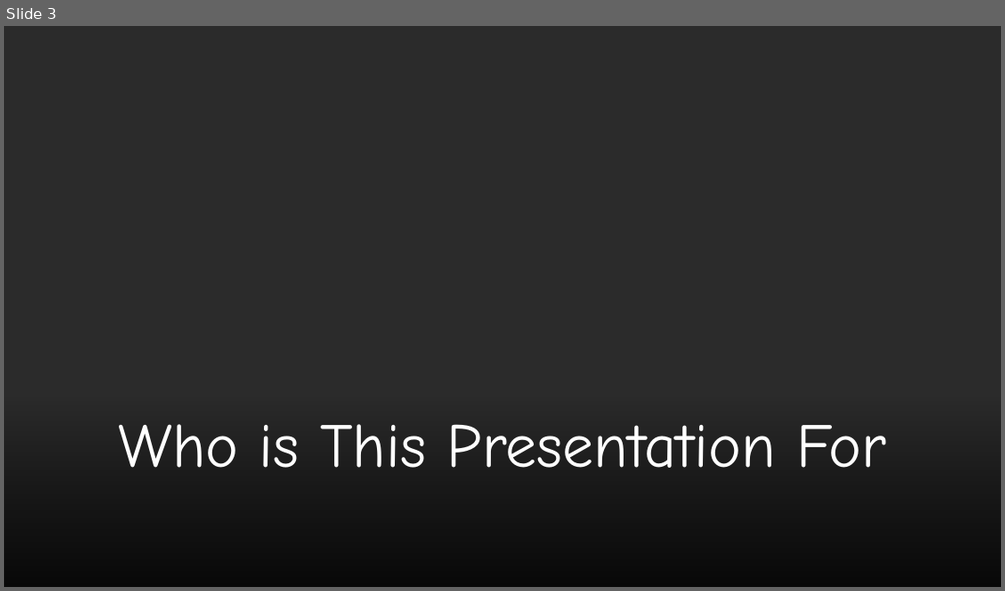
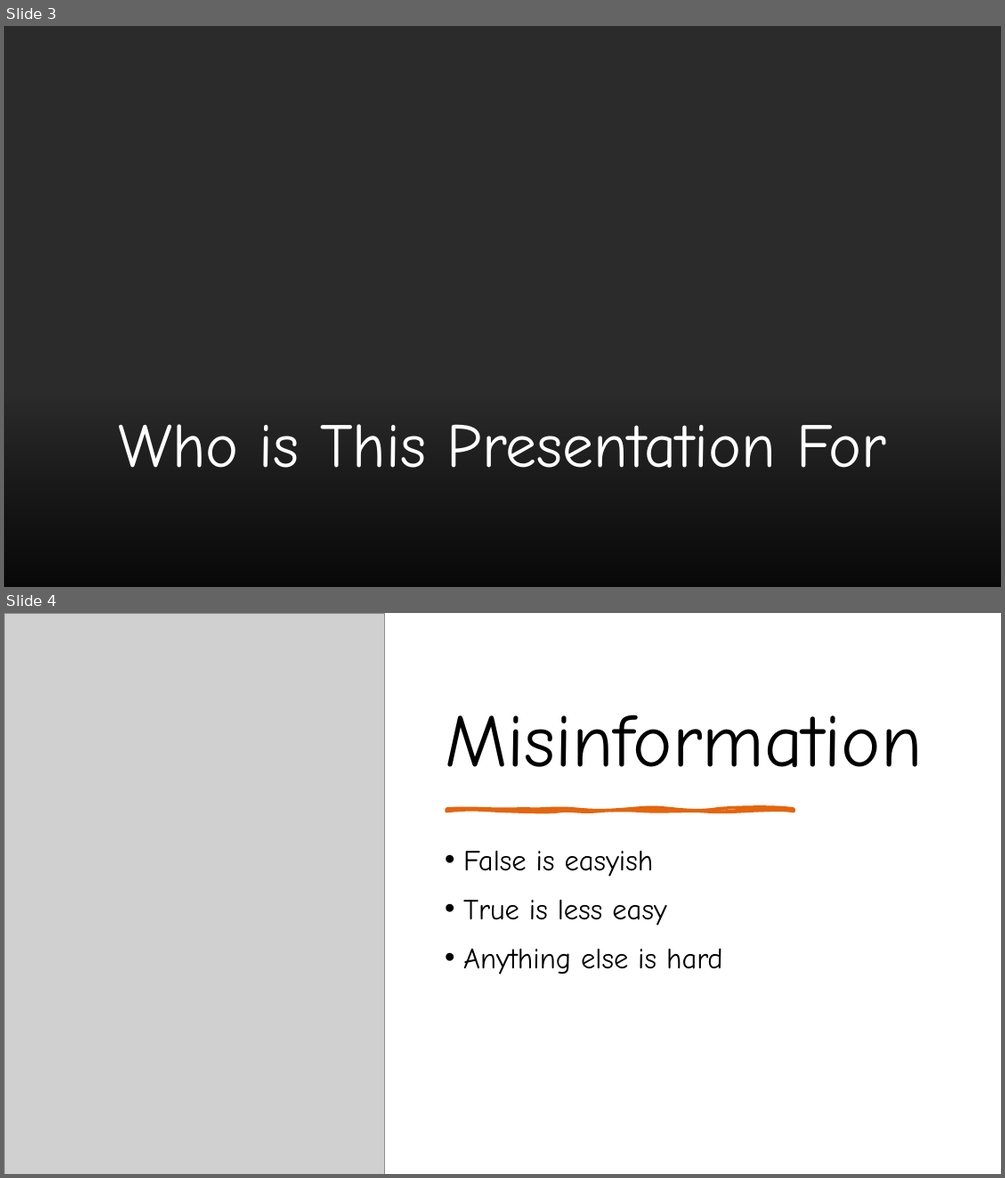
Before and after one commit to minthammock-development/cap-stone, a slide deck: assets/The Rise of Fake News in the Political.pptx. Shown one above the other, each under a label of ours: slide 3 before the commit, slides 3 and 4 after it. The pictures are 1005x591 and 1005x1178 pixels, drawn with LibreOffice and Linux fonts; fonts in the diff are those of the drawing; grey boxes stand for pictures; background and template pictures are left out; a plain dark background stands for a picture behind light text. Boxes give left, top, right and bottom in pixels: in the first picture for what was removed or moved away, otherwise in the second. Text is boxed around its words. In the diff, an @@ line names an element or a change of style, - is before the commit and + after.

```diff
--- a/assets/The Rise of Fake News in the Political.pptx
+++ b/assets/The Rise of Fake News in the Political.pptx
@@ slide 4 added at (4, 613, 1001, 1174), background #FFFFFF @@
@@ rectangle added at (4, 613, 1001, 1174), fill #FFFFFF @@
@@ picture added at (4, 613, 385, 1174) @@
@@ title added at (445, 714, 922, 767), 72 pt, text #000000 @@
+Misinformation
@@ freeform shape added at (446, 809, 793, 811), fill #E4650E, outline #E4650E 3 pt @@
@@ text added at (463, 851, 723, 974), 28 pt, text #000000 @@
+• False is easyish
+• True is less easy
+• Anything else is hard
```
Also in this commit, not shown: 1 slide changed, 3 other slides added, 2 other files.
